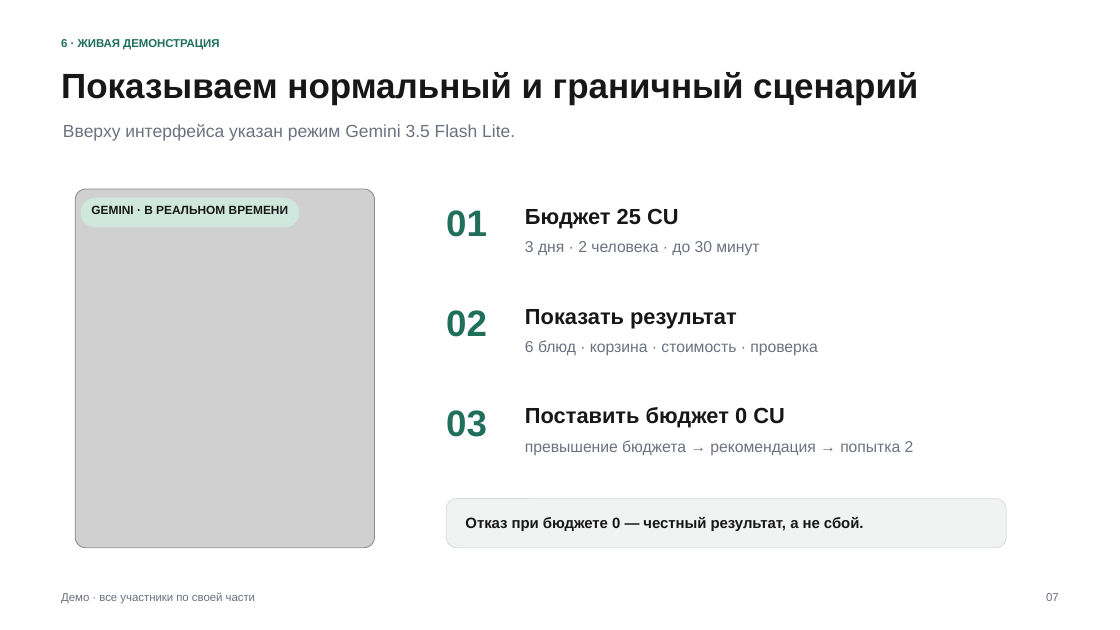
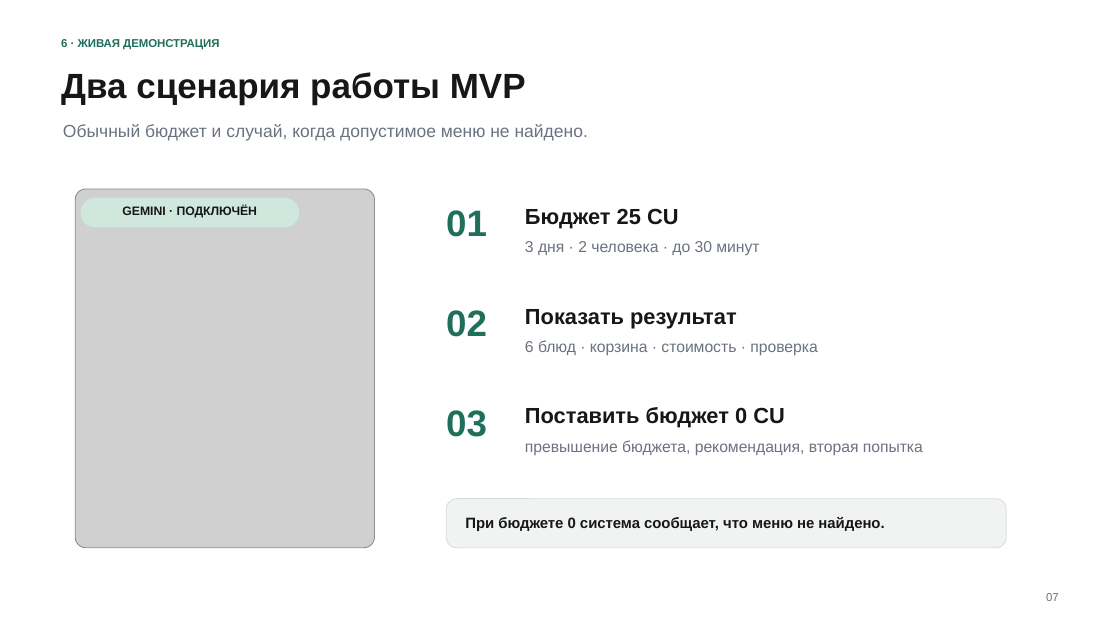
Before and after one commit to asastyy/smart-grocery-agents, a slide deck: slide 7 of docs/Smart_Grocery_Agents_Project_Proposal.pptx. Drawn at 1120x630 pixels with LibreOffice and Linux fonts; fonts in the diff are those of the drawing; grey boxes stand for pictures. Boxes give left, top, right and bottom in pixels: in the first picture for what was removed or moved away, otherwise in the second. Text is boxed around its words. In the diff, an @@ line names an element or a change of style, - is before the commit and + after.

```diff
--- a/docs/Smart_Grocery_Agents_Project_Proposal.pptx
+++ b/docs/Smart_Grocery_Agents_Project_Proposal.pptx
@@ text at box(61, 72, 526, 105): text changed @@
-Показываем нормальный и граничный сценарий
+Два сценария работы MVP
@@ text at box(63, 124, 588, 141): text changed @@
-Вверху интерфейса указан режим Gemini 3.5 Flash Lite.
+Обычный бюджет и случай, когда допустимое меню не найдено.
@@ text at box(122, 205, 258, 218): text changed; size 10.2 to 10.5 pt @@
-GEMINI · В РЕАЛЬНОМ ВРЕМЕНИ
+GEMINI · ПОДКЛЮЧЁН
@@ text at box(525, 440, 923, 456): text changed @@
-превышение бюджета → рекомендация → попытка 2
+превышение бюджета, рекомендация, вторая попытка
@@ text at box(465, 517, 884, 531): text changed @@
-Отказ при бюджете 0 — честный результат, а не сбой.
+При бюджете 0 система сообщает, что меню не найдено.
@@ text removed at box(61, 592, 255, 604) @@
-Демо · все участники по своей части
```
Also in this commit, not shown: 6 other slides changed, 2 other files.
